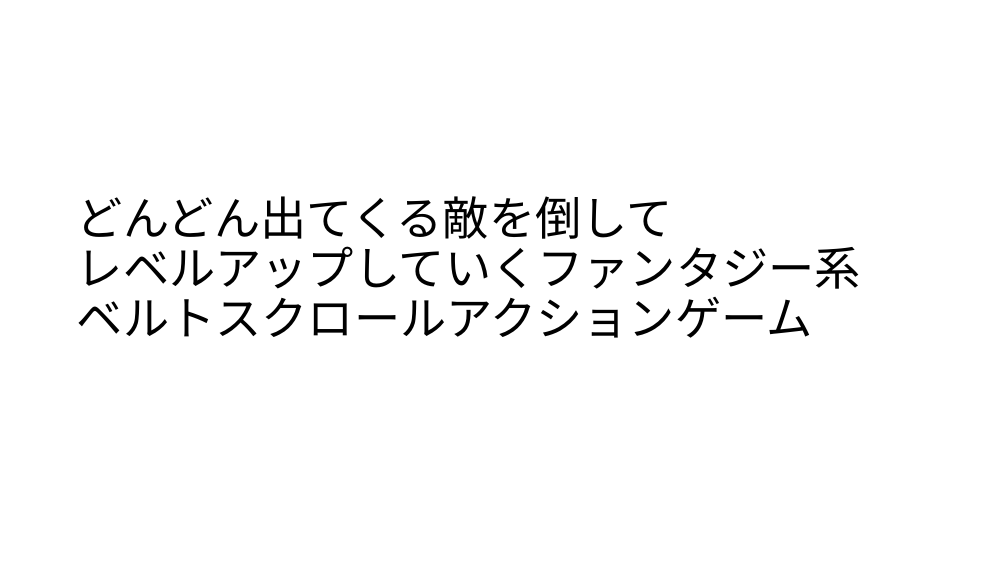
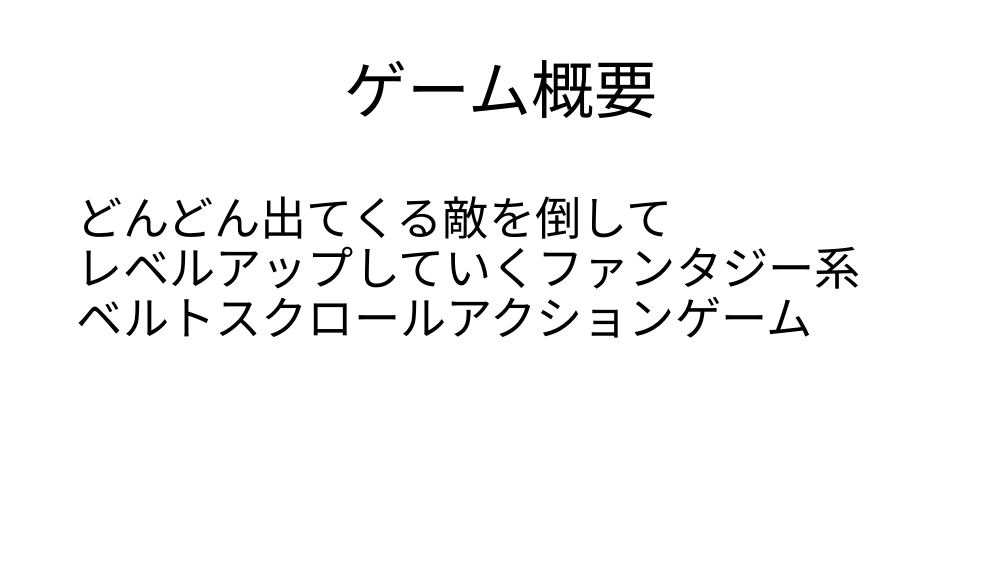
Before and after one commit to GCLUC2019/GameProject, a slide deck: slide 2 of Fukuyama/ゲームキャンプ企画書.pptx. Drawn at 1008x567 pixels with LibreOffice and Linux fonts; fonts in the diff are those of the drawing. Boxes give left, top, right and bottom in pixels: in the first picture for what was removed or moved away, otherwise in the second. Text is boxed around its words. In the diff, an @@ line names an element or a change of style, - is before the commit and + after.

```diff
--- a/Fukuyama/ゲームキャンプ企画書.pptx
+++ b/Fukuyama/ゲームキャンプ企画書.pptx
@@ text added at box(345, 60, 658, 118), 60 pt, text #000000 @@
+ゲーム概要
```
Also in this commit, not shown: 2 other slides changed, 2 slides added, 1 slide removed.
